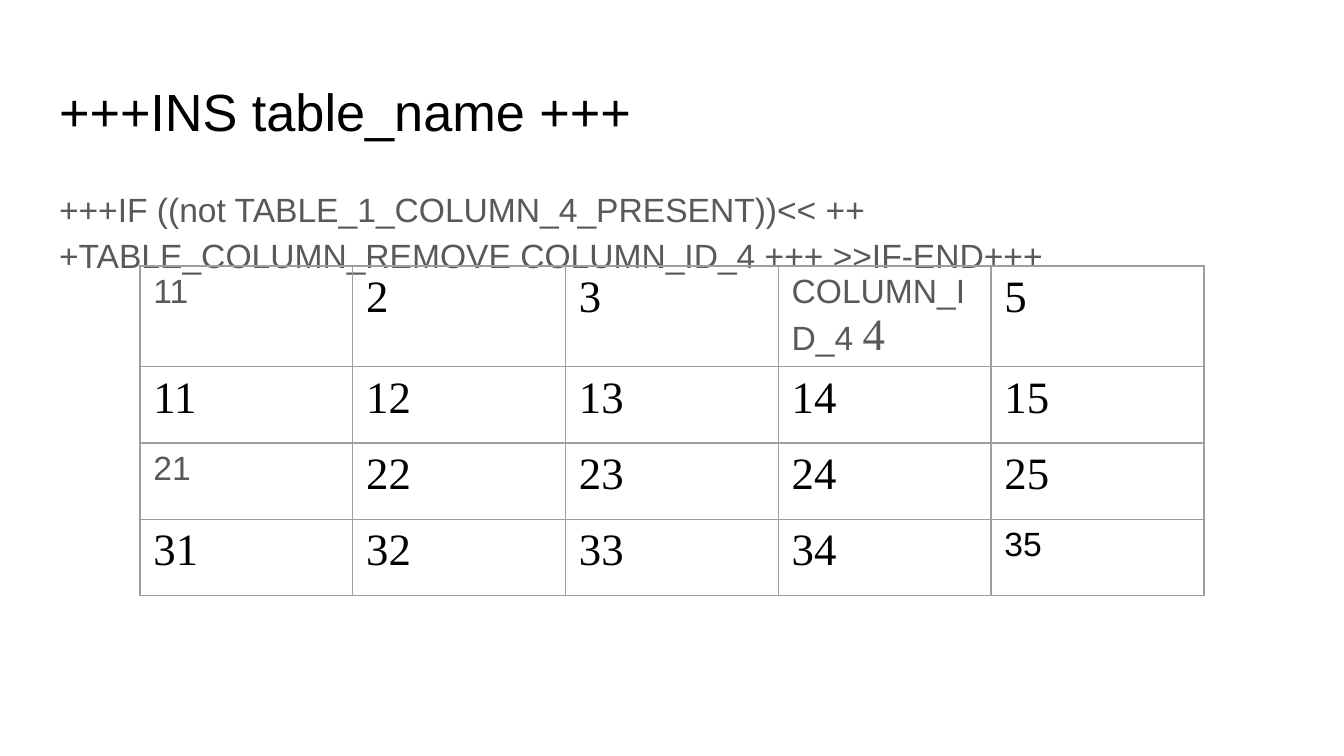
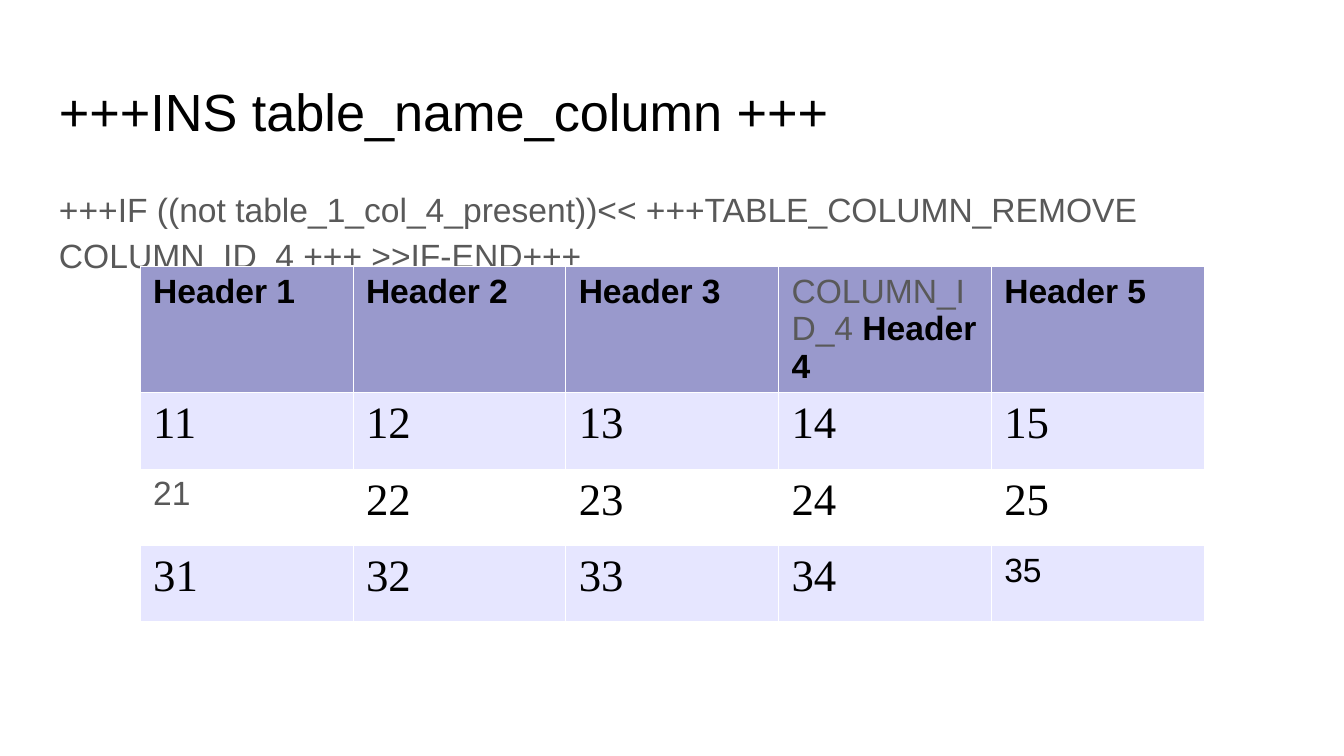
Before and after one commit to GayashanSameera/PythonPPTXGen, a slide deck: slide 6 of input_2.pptx. Drawn at 1344x756 pixels with LibreOffice and Linux fonts; fonts in the diff are those of the drawing. Boxes give left, top, right and bottom in pixels: in the first picture for what was removed or moved away, otherwise in the second. Text is boxed around its words. In the diff, an @@ line names an element or a change of style, - is before the commit and + after.

```diff
--- a/input_2.pptx
+++ b/input_2.pptx
@@ text at box(59, 93, 722, 141): text changed @@
-+++INS table_name +++
++++INS table_name_column +++
@@ text at box(59, 197, 1137, 274): text changed @@
-+++IF ((not TABLE_1_COLUMN_4_PRESENT))<< +++TABLE_COLUMN_REMOVE COLUMN_ID_4 +++ >>IF-END+++
++++IF ((not table_1_col_4_present))<< +++TABLE_COLUMN_REMOVE COLUMN_ID_4 +++ >>IF-END+++
@@ table at box(140, 266, 1202, 596) @@
-row 1: 11 | 2 | 3 | COLUMN_ID_4 4 | 5
+row 1: Header 1 | Header 2 | Header 3 | COLUMN_ID_4 Header 4 | Header 5
@@ fill none to #9999CC in row 1 @@
@@ fill none to #E6E6FF in 10 cells @@
@@ fill none to #FFFFFF in row 3 @@
@@ borders changed @@
```
Also in this commit, not shown: 6 other slides changed, 3 other files.
